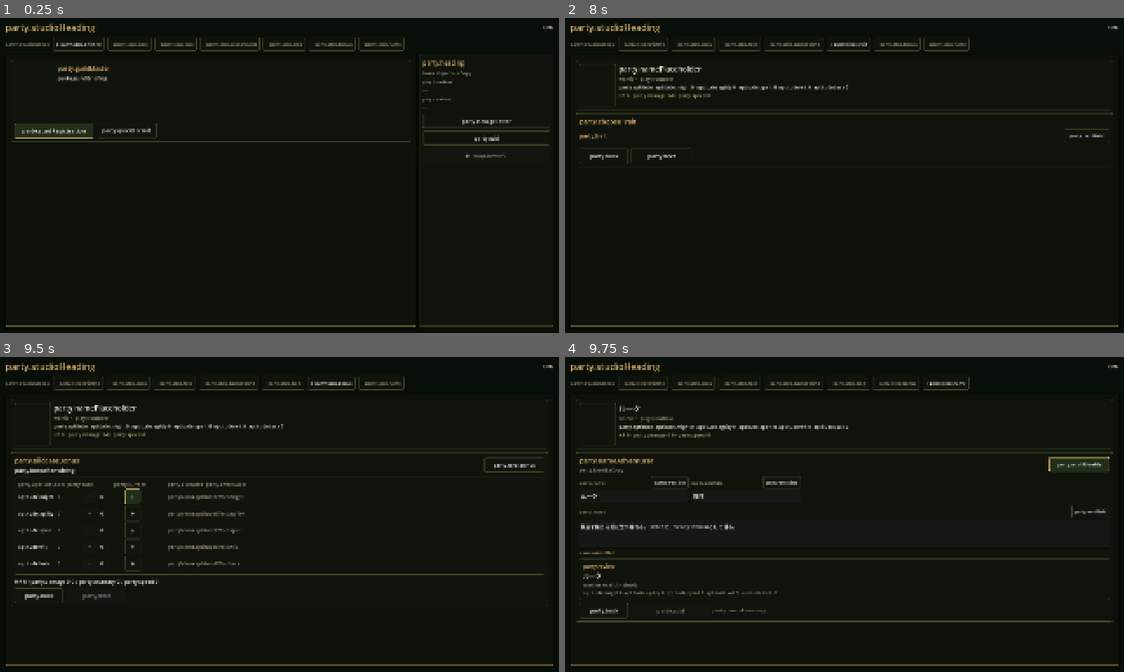
Above: before the commit, frames 1-4 (two rows, left to right).
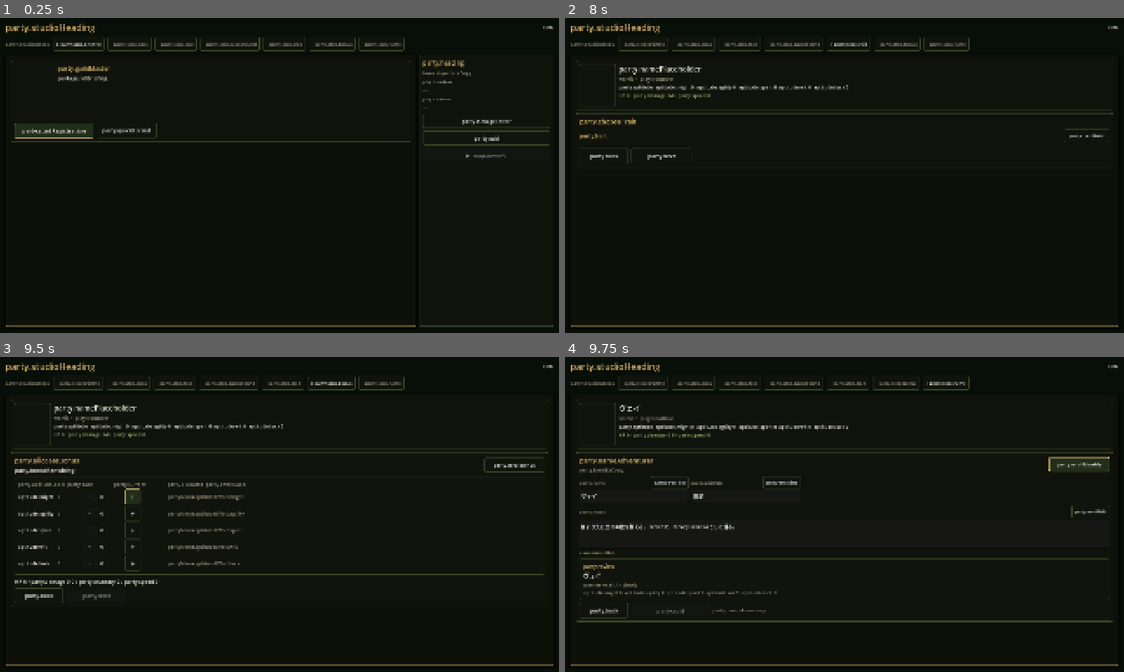
Above: after the commit, the same moments.

Repository: kino-6/black-stela
Game: Godot game, scene res://scenes/guild.tscn
Two runs of this game, one before a commit and one after it. Both use one fixed random seed, a clock stepped at 60 frames per second and the inputs below. This scene is started directly instead of the project's main scene.
Inputs:
- Up to frame 1 (0.25 s): no input
- Up to frame 2 (8 s): click "party.startRegistration" at 0.5 s; click "party.step.briefing" at 1.25 s; click "party.startRegistration" at 2 s; click "▸ party.step.class" at 2.75 s; click "party.step.face" at 3.5 s; click "party.next" at 4.25 s; click "party.next" at 5 s; click "party.next" at 5.75 s; click "party.step.class" at 6.5 s; click "party.step.trait" at 7.25 s
- Up to frame 3 (9.5 s): click "party.next" at 8 s; click "▸ party.step.bonus" at 8.75 s
- Up to frame 4 (9.75 s): click "party.step.name" at 9.5 s

Frames 1-3 are identical in both runs. In frame 4, 0.3% of the frame differs, in the area x 2-31%, y 15-71%.

Commit message:
fix(guild): 見繕う deals a DIFFERENT six each run (was identical every game)
The quick-recruit "見繕う" dealt the exact same six adventurers on every new game
(playtest: 見繕うと言いつつ毎回同じメンツ). React's draft seeds from `Date.now()` so it
varies per run, but the Godot mirror hardcoded `Draft.fresh(1)` — a fixed seed made the
whole recruit sequence (bonusSeed*31 + partySize*101 + 7) identical every playthrough.

Seed the first draft from randi() (randomised at startup), mirroring React's Date.now():
the six now differ per run while still differing from each other within a run (the party
size still folds into each recruit's seed). Guild/charcreate/parity gates green (the
parity traces carry explicit characters, so replay stays deterministic).

Co-Authored-By: Claude Opus 4.8 <noreply@anthropic.com>

Diff:
--- a/godot/scripts/guild.gd
+++ b/godot/scripts/guild.gd
@@ -61,7 +61,11 @@
 func _ready() -> void:
 	await get_tree().process_frame
 	_acquire_state()
-	_draft = Draft.fresh(1)
+	# Seed the first draft from a RUN-UNIQUE value, mirroring React's `overrides.bonusSeed ?? Date.now()`.
+	# A fixed `fresh(1)` made every 見繕う deal the identical six adventurers on every new game (playtest:
+	# "毎回同じメンツ"). randi() is randomised at startup, so the whole recruit sequence varies per run; the
+	# per-recruit seed still folds in party size so the six differ from each other within a run.
+	_draft = Draft.fresh(randi())
 	_rebuild()
 
 func _acquire_state() -> void:
